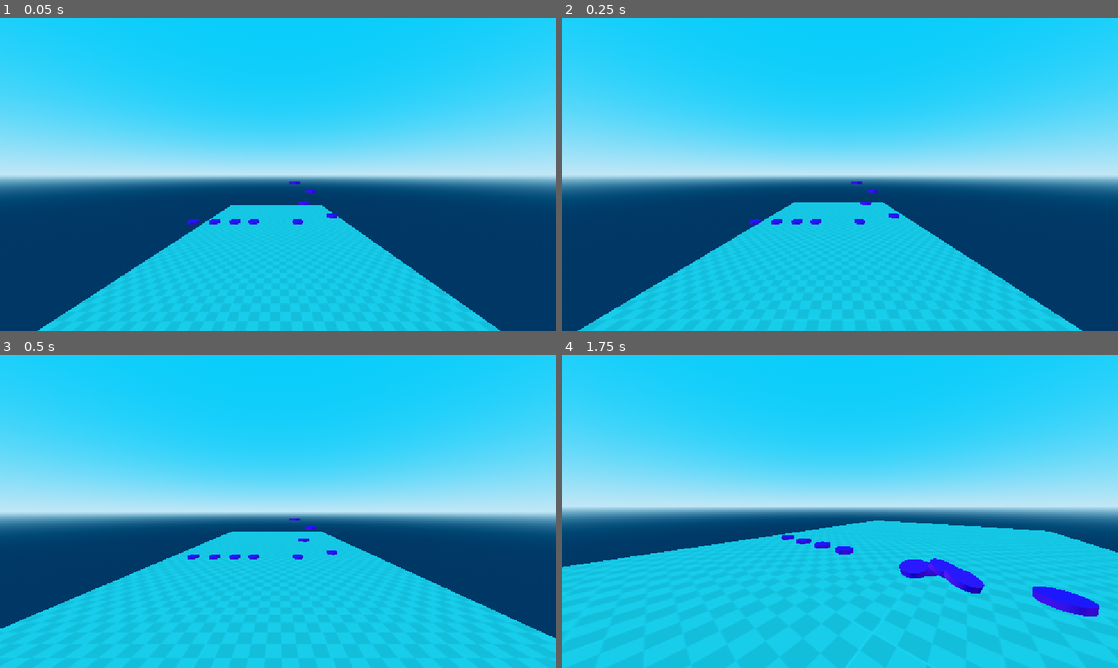
Above: before the commit, frames 1-4 (two rows, left to right).
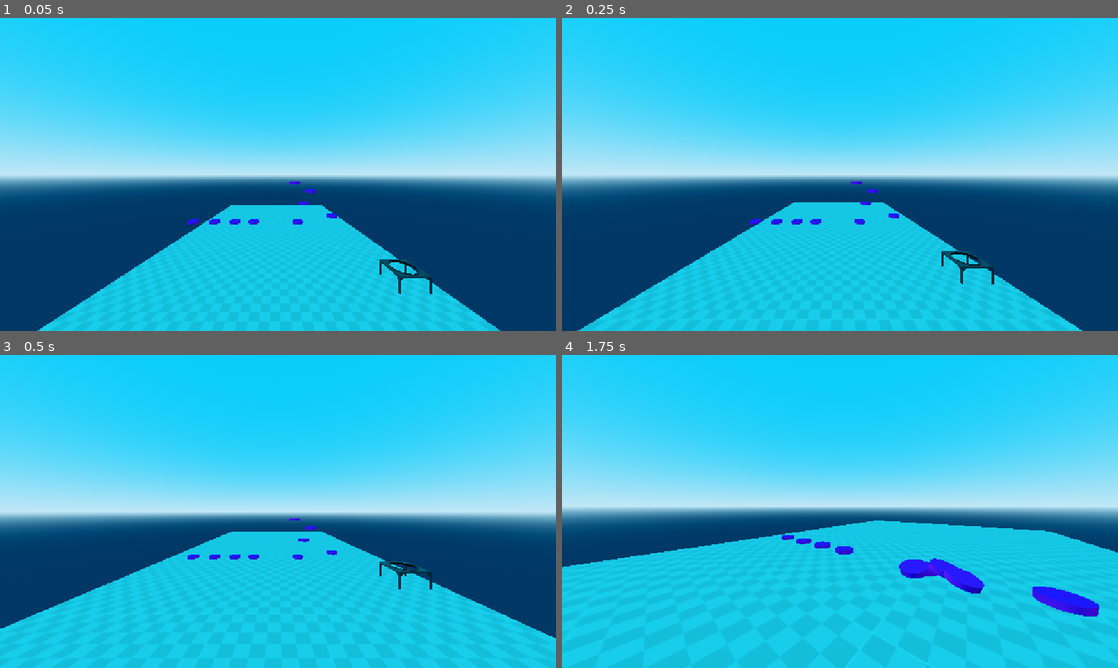
Above: after the commit, the same moments.

Repository: sharkpossum/Hex-Factor
Game: Godot game, scene res://scenes/world/world.tscn
Same seed, same stepped clock (60 frames per second), same inputs: the game is played once before the commit and once after it.
Inputs (mouse positions are in pixels of both pictures, inside the frame that each line leads up to):
- Up to frame 1 (0.05 s): no input
- Up to frame 2 (0.25 s): no input
- Up to frame 3 (0.5 s): no input
- Up to frame 4 (1.75 s): move the mouse to (867, 511) at 0.52 s; hold W (forward) from 0.53 s (still down); tap E (interact) at 0.6, 1.55 s; tap Space (jump) at 0.77, 1.52 s; move the mouse to (812, 511) at 1.27 s; tap C (crouch) at 1.35 s

The runs differ from the first frame. In frame 1, 0.3% of the frame differs, in the area x 68-78%, y 77-89%; in frame 2, 0.3%, in the area x 68-78%, y 74-86%; in frame 3, 0.2%; in frame 4, nothing differs.

Commit message:
Added salvageable furniture prototype, added components for Health, LootOnDeath, and Attackable
Interactible version of attackable called "pokeable" also added for debug purposes :3

Diff:
--- a/project.godot
+++ b/project.godot
@@ -90,7 +90,9 @@
 
 [layer_names]
 
+3d_physics/layer_1="World"
 3d_physics/layer_3="Interaction"
+3d_physics/layer_4="Damageable"
 
 [rendering]
 
--- a/scenes/player/states/interaction/Neutral.gd
+++ b/scenes/player/states/interaction/Neutral.gd
@@ -32,8 +32,8 @@
 				if c is Interactible_Component:
 					c.interact_with_source(player)
 
-func _on_interaction_area_body_entered(body: RigidBody3D) -> void:
+func _on_interaction_area_body_entered(body: PhysicsBody3D) -> void:
 	interactibles.append(body)
 
-func _on_interaction_area_body_exited(body: RigidBody3D) -> void:
+func _on_interaction_area_body_exited(body: PhysicsBody3D) -> void:
 	interactibles.erase(body)
--- /dev/null
+++ b/scenes/world/craftable/brewing_table/Cauldron_Table.tscn
@@ -0,0 +1,84 @@
+[gd_scene load_steps=11 format=3 uid="uid://ddjkdsnktj31e"]
+
+[ext_resource type="PackedScene" uid="uid://bg23cxdj3fsm3" path="res://scenes/world/craftable/brewing_table/cauldron_table.glb" id="1_61lbx"]
+[ext_resource type="Script" uid="uid://8adk86412iwr" path="res://scripts/components/Component_Manager.gd" id="2_5k6db"]
+[ext_resource type="Script" uid="uid://c4hw3gf4uwcuk" path="res://scripts/components/Health_Component.gd" id="3_dhmcb"]
+[ext_resource type="Script" uid="uid://crfdtlrr2fnnk" path="res://scripts/components/Pokeable_Component.gd" id="4_grx7y"]
+[ext_resource type="Script" uid="uid://cwmfqp2udhayg" path="res://scripts/components/Loot_Component.gd" id="5_ehjc6"]
+[ext_resource type="PackedScene" uid="uid://boq0v0dgcd6kk" path="res://scenes/items/resources/Gem.tscn" id="6_grx7y"]
+
+[sub_resource type="Animation" id="Animation_grx7y"]
+length = 0.001
+tracks/0/type = "value"
+tracks/0/imported = false
+tracks/0/enabled = true
+tracks/0/path = NodePath(".:scale")
+tracks/0/interp = 1
+tracks/0/loop_wrap = true
+tracks/0/keys = {
+"times": PackedFloat32Array(0),
+"transitions": PackedFloat32Array(1),
+"update": 0,
+"values": [Vector3(1, 1, 1)]
+}
+
+[sub_resource type="Animation" id="Animation_ehjc6"]
+resource_name = "on_hit"
+length = 0.2
+tracks/0/type = "value"
+tracks/0/imported = false
+tracks/0/enabled = true
+tracks/0/path = NodePath(".:scale")
+tracks/0/interp = 1
+tracks/0/loop_wrap = true
+tracks/0/keys = {
+"times": PackedFloat32Array(0, 0.0333333, 0.0666667, 0.2),
+"transitions": PackedFloat32Array(1, 8.87656, 1.7411, 1.51572),
+"update": 0,
+"values": [Vector3(1, 1, 1), Vector3(0.95, 0.85, 0.95), Vector3(1.1, 1.1, 1.1), Vector3(1, 1, 1)]
+}
+
+[sub_resource type="AnimationLibrary" id="AnimationLibrary_p54hb"]
+_data = {
+&"RESET": SubResource("Animation_grx7y"),
+&"on_hit": SubResource("Animation_ehjc6")
+}
+
+[sub_resource type="BoxShape3D" id="BoxShape3D_61lbx"]
+size = Vector3(1, 0.623169, 1)
+
+[node name="CauldronTable" type="StaticBody3D"]
+collision_layer = 13
+
+[node name="AnimationPlayer" type="AnimationPlayer" parent="."]
+root_node = NodePath("../MeshNode")
+libraries = {
+&"": SubResource("AnimationLibrary_p54hb")
+}
+
+[node name="CollisionShape3D" type="CollisionShape3D" parent="."]
+transform = Transform3D(1, 0, 0, 0, 1, 0, 0, 0, 1, 0, 0.307678, 0)
+shape = SubResource("BoxShape3D_61lbx")
+
+[node name="MeshNode" parent="." instance=ExtResource("1_61lbx")]
+
+[node name="Component_Manager" type="Node" parent="."]
+script = ExtResource("2_5k6db")
+metadata/_custom_type_script = "uid://8adk86412iwr"
+
+[node name="Health_Component" type="Node" parent="Component_Manager"]
+script = ExtResource("3_dhmcb")
+health = 6.0
+metadata/_custom_type_script = "uid://c4hw3gf4uwcuk"
+
+[node name="Pokeable_Component" type="Node" parent="Component_Manager" node_paths=PackedStringArray("hitbox", "mesh", "animation_player")]
+script = ExtResource("4_grx7y")
+hitbox = NodePath("../../CollisionShape3D")
+mesh = NodePath("../../MeshNode")
+animation_player = NodePath("../../AnimationPlayer")
+metadata/_custom_type_script = "uid://crfdtlrr2fnnk"
+
+[node name="Loot_Component" type="Node" parent="Component_Manager"]
+script = ExtResource("5_ehjc6")
+item = ExtResource("6_grx7y")
+metadata/_custom_type_script = "uid://cwmfqp2udhayg"
--- a/scenes/world/world.tscn
+++ b/scenes/world/world.tscn
@@ -1,8 +1,9 @@
-[gd_scene load_steps=7 format=3 uid="uid://biicte2rtj84x"]
+[gd_scene load_steps=8 format=3 uid="uid://biicte2rtj84x"]
 
 [ext_resource type="PackedScene" uid="uid://bbl2c3uys5gai" path="res://scenes/world/white_halls/white_hall_floor.tscn" id="1_dphjl"]
 [ext_resource type="PackedScene" uid="uid://df4cptti61gjf" path="res://scenes/player/player.tscn" id="1_sl2e5"]
 [ext_resource type="PackedScene" uid="uid://boq0v0dgcd6kk" path="res://scenes/items/resources/Gem.tscn" id="3_1fp7r"]
+[ext_resource type="PackedScene" uid="uid://ddjkdsnktj31e" path="res://scenes/world/craftable/brewing_table/Cauldron_Table.tscn" id="4_6m72w"]
 
 [sub_resource type="ProceduralSkyMaterial" id="ProceduralSkyMaterial_4rhad"]
 sky_top_color = Color(0.0449246, 0.481718, 0.688232, 1)
@@ -65,3 +66,8 @@
 
 [node name="Omega4" parent="Items2" instance=ExtResource("3_1fp7r")]
 transform = Transform3D(1, 0, 0, 0, 1, 0, 0, 0, 1, -5.94245, 1.27395, -0.000732422)
+
+[node name="Furniture" type="Node" parent="."]
+
+[node name="CauldronTable" parent="Furniture" instance=ExtResource("4_6m72w")]
+transform = Transform3D(1, 0, 0, 0, 1, 0, 0, 0, 1, -0.917127, -4.76837e-07, 2.4725)
--- /dev/null
+++ b/scripts/components/Attackable_Component.gd
@@ -0,0 +1,24 @@
+extends Component
+
+class_name Attackable_Component
+
+@export var hitbox: CollisionShape3D
+@export var mesh: Node3D
+@export var animation_player: AnimationPlayer
+
+signal Attacked
+
+func connect_component():
+	for c in get_owner_components():
+		if c is Health_Component:
+			Attacked.connect(c.take_damage)
+
+func interact_with_source(source: Node):
+	on_hit(25, source)
+	pass
+
+func on_hit(damage: float, source: Node):
+	Attacked.emit(damage, source)
+
+	if animation_player:
+		animation_player.play("on_hit")
--- a/scripts/components/Component.gd
+++ b/scripts/components/Component.gd
@@ -3,9 +3,20 @@
 class_name Component
 
 var component_owner: Node3D
+var owner_components: Array[Component] = []
 
 func set_component_owner(component_owner: Node3D):
 	self.component_owner = component_owner
 
 func get_component_owner() -> Node3D:
 	return component_owner
+
+func set_owner_components(components: Array[Component]) -> void:
+	owner_components = components
+	pass
+
+func get_owner_components() -> Array[Component]:
+	return owner_components
+
+func connect_component() -> void:
+	pass
--- a/scripts/components/Component_Manager.gd
+++ b/scripts/components/Component_Manager.gd
@@ -9,5 +9,8 @@
 		if child is Component:
 			components.append(child)
 			child.set_component_owner(self.owner)
+	for component in components:
+		component.set_owner_components(components)
+		component.connect_component()
 
 	owner.set_meta("components", components)
--- /dev/null
+++ b/scripts/components/Health_Component.gd
@@ -0,0 +1,19 @@
+extends Component
+
+class_name Health_Component
+
+@export var health: float
+
+signal OnDeath
+signal HealthChanged
+
+func connect_component():
+	for c in get_owner_components():
+		if c is On_Death_Component:
+			OnDeath.connect(c.on_death)
+
+func take_damage(amount: float, source: Node):
+	health -= amount
+	HealthChanged.emit(health)
+	if health <= 0:
+		OnDeath.emit()
--- /dev/null
+++ b/scripts/components/Loot_Component.gd
@@ -0,0 +1,15 @@
+extends On_Death_Component
+
+class_name Loot_Component
+
+# TODO: Replace with loot table once Item Manager overhaul is complete.
+@export var item: PackedScene
+
+func on_death():
+	super.on_death()
+
+	var spawn_position = component_owner.global_position
+	spawn_position.y += 0.3
+
+	ItemManager.spawn_object(item, spawn_position)
+	component_owner.queue_free()
--- /dev/null
+++ b/scripts/components/On_Death_Component.gd
@@ -0,0 +1,6 @@
+extends Component
+
+class_name On_Death_Component
+
+func on_death():
+	pass
--- /dev/null
+++ b/scripts/components/Pokeable_Component.gd
@@ -0,0 +1,26 @@
+# Temporarily made interactible for debugging.
+extends Interactible_Component
+
+class_name Pokeable_Component
+
+@export var hitbox: CollisionShape3D
+@export var mesh: Node3D
+@export var animation_player: AnimationPlayer
+@export var poke_damage: float = 1.0
+
+signal Poked
+
+func connect_component():
+	for c in get_owner_components():
+		if c is Health_Component:
+			Poked.connect(c.take_damage)
+
+func interact_with_source(source: Node):
+	on_hit(poke_damage, source)
+	pass
+
+func on_hit(damage: float, source: Node):
+	Poked.emit(damage, source)
+
+	if animation_player:
+		animation_player.play("on_hit")
Binary file added: scenes/world/craftable/brewing_table/cauldron_table.glb
Not shown, added: scenes/world/craftable/brewing_table/cauldron_table.glb.import
Binary file added: scenes/world/craftable/brewing_table/cauldron_table_texture_07.webp
Not shown, added: scenes/world/craftable/brewing_table/cauldron_table_texture_07.webp.import
Binary file added: scenes/world/craftable/brewing_table/cauldron_table_texture_07_1.png
Not shown, added: scenes/world/craftable/brewing_table/cauldron_table_texture_07_1.png.import
Not shown, added: scripts/components/Attackable_Component.gd.uid
Not shown, added: scripts/components/Health_Component.gd.uid
Not shown, added: scripts/components/Loot_Component.gd.uid
Not shown, added: scripts/components/On_Death_Component.gd.uid
Not shown, added: scripts/components/Pokeable_Component.gd.uid
